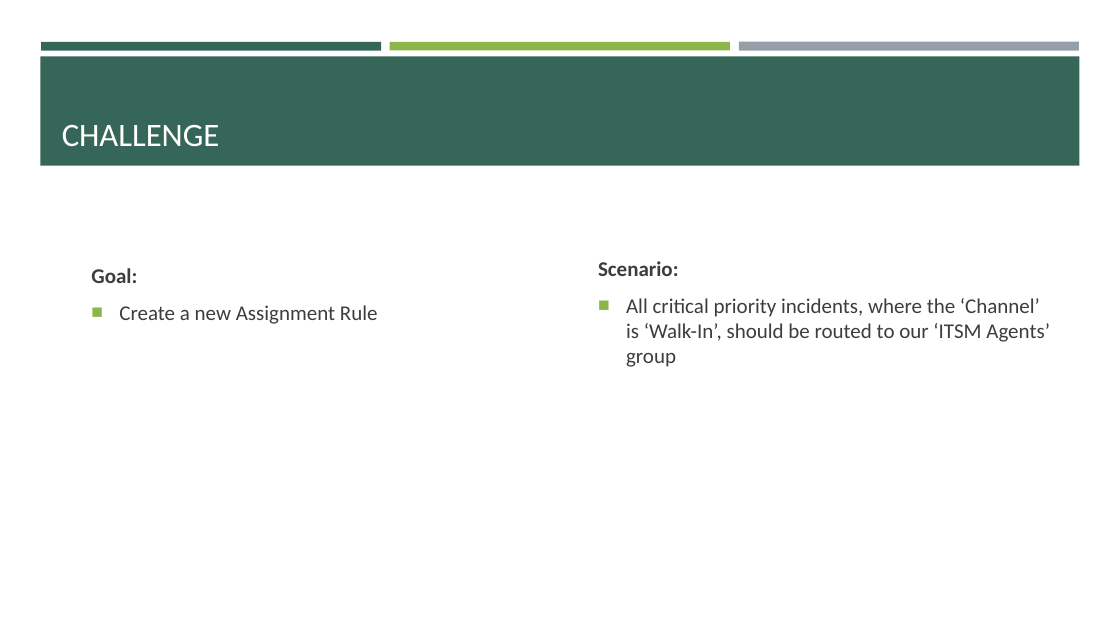
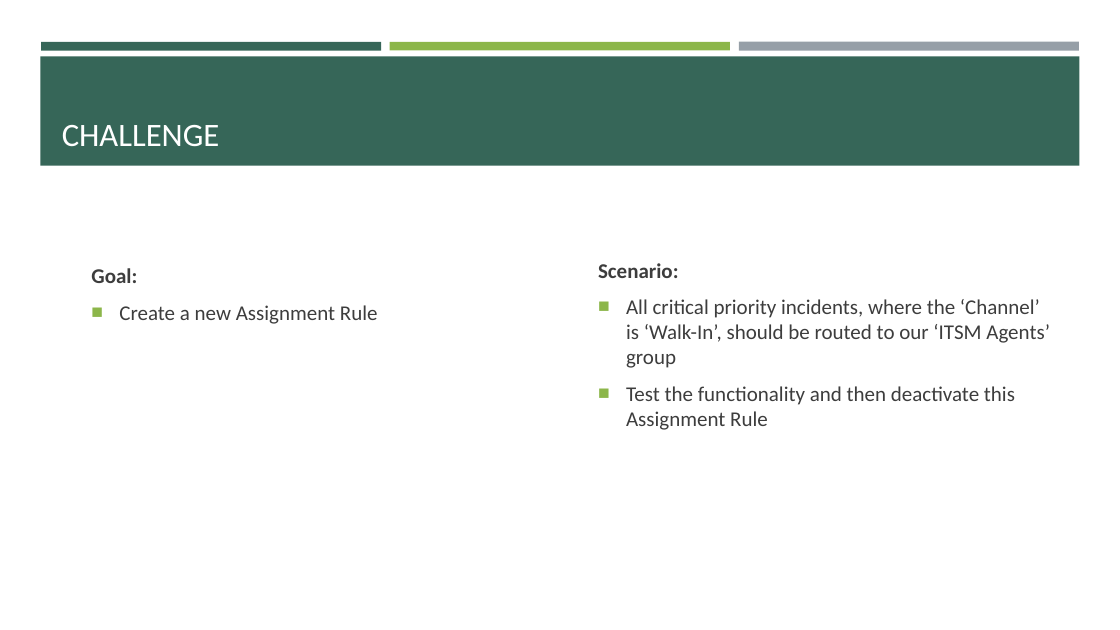
Before and after one commit to e-m-wilson/SNOW, a slide deck: slide 13 of Week_3/Incident_Problem_Management.pptx (slide 12 before the commit). Drawn at 1120x630 pixels with LibreOffice and Linux fonts; fonts in the diff are those of the drawing. Boxes give left, top, right and bottom in pixels: in the first picture for what was removed or moved away, otherwise in the second. Text is boxed around its words. In the diff, an @@ line names an element or a change of style, - is before the commit and + after.

```diff
--- a/Week_3/Incident_Problem_Management.pptx
+++ b/Week_3/Incident_Problem_Management.pptx
@@ text at bbox=[626, 386, 1015, 430]: paragraph added @@
+■ Test the functionality and then deactivate this Assignment Rule
```
Also in this commit, not shown: 1 other slide changed, 1 slide added, 4 other files.
